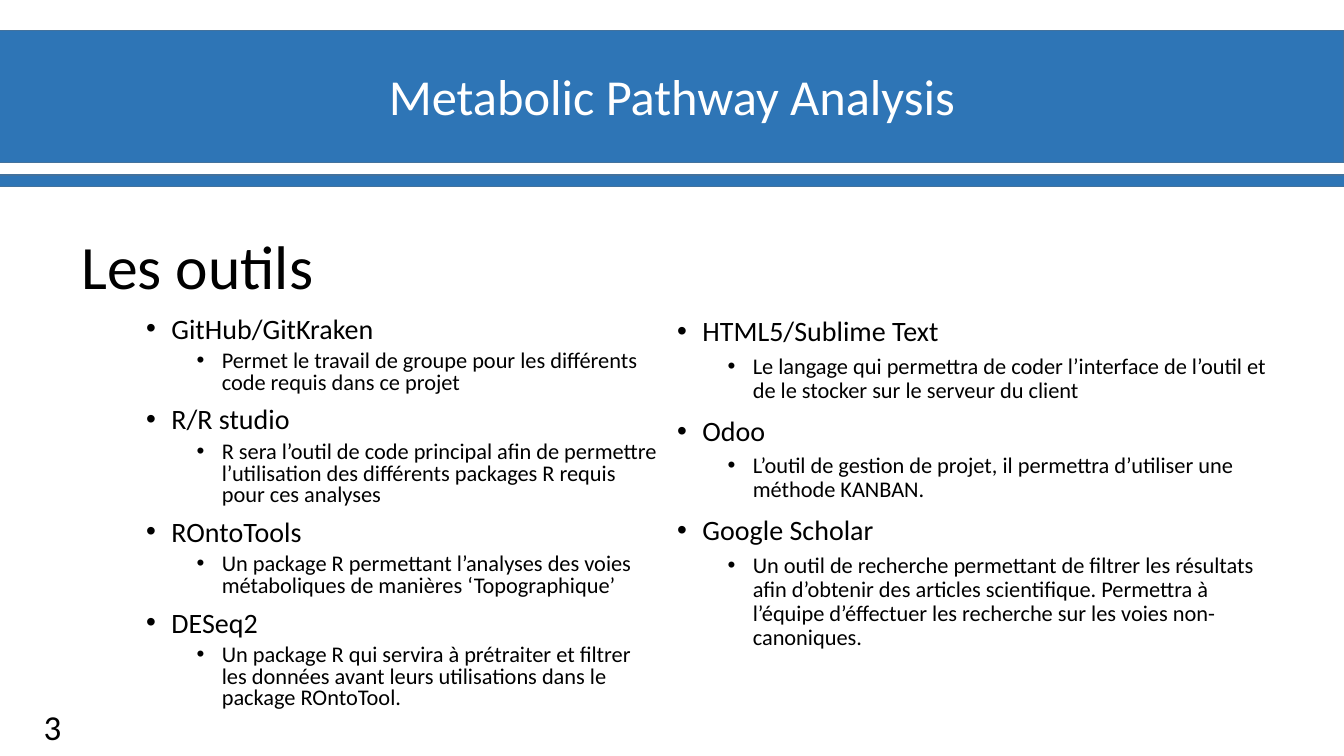
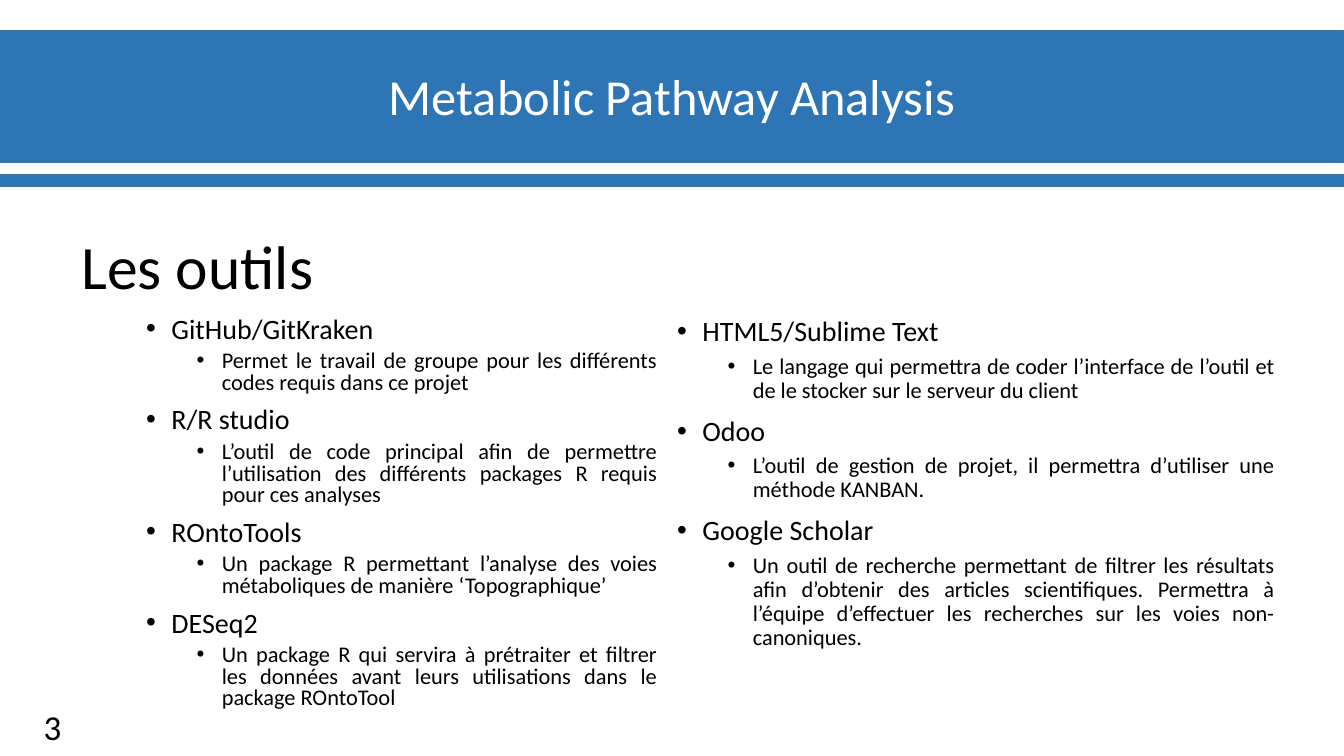
Before and after one commit to materrien/Projet-INSERM, a slide deck: slide 4 of Diapos_Suivit_projet.pptx. Drawn at 1344x756 pixels with LibreOffice and Linux fonts; fonts in the diff are those of the drawing; background and template pictures are left out. Boxes give left, top, right and bottom in pixels: in the first picture for what was removed or moved away, otherwise in the second. Text is boxed around its words. In the diff, an @@ line names an element or a change of style, - is before the commit and + after.

Commit message:
Diapos_Suivi_Projet Correction

```diff
--- a/Diapos_Suivit_projet.pptx
+++ b/Diapos_Suivit_projet.pptx
@@ text at [171,319,373,638]: alignment left to justified @@
@@ text at [702,321,1275,545]: alignment left to justified @@
@@ text at [222,352,657,394]: text changed @@
-  • Permet le travail de groupe pour les différents code requis dans ce projet
+  • Permet le travail de groupe pour les différents codes requis dans ce projet
@@ text at [222,443,657,506]: text changed @@
-  • R sera l’outil de code principal afin de permettre l’utilisation des différents packages R requis pour ces analyses
+  • L’outil de code principal afin de permettre l’utilisation des différents packages R requis pour ces analyses
@@ text at [222,555,657,597]: text changed @@
-  • Un package R permettant l’analyses des voies métaboliques de manières ‘Topographique’
+  • Un package R permettant l’analyse des voies métaboliques de manière ‘Topographique’
@@ text at [753,557,1274,649]: text changed @@
-  • Un outil de recherche permettant de filtrer les résultats afin d’obtenir des articles scientifique. Permettra à l’équipe d’éffectuer les recherche sur les voies non-canoniques.
+  • Un outil de recherche permettant de filtrer les résultats afin d’obtenir des articles scientifiques. Permettra à l’équipe d’effectuer les recherches sur les voies non-canoniques.
@@ text at [222,646,657,709]: text changed @@
-  • Un package R qui servira à prétraiter et filtrer les données avant leurs utilisations dans le package ROntoTool.
+  • Un package R qui servira à prétraiter et filtrer les données avant leurs utilisations dans le package ROntoTool
```
Also in this commit, not shown: 4 other slides changed.
